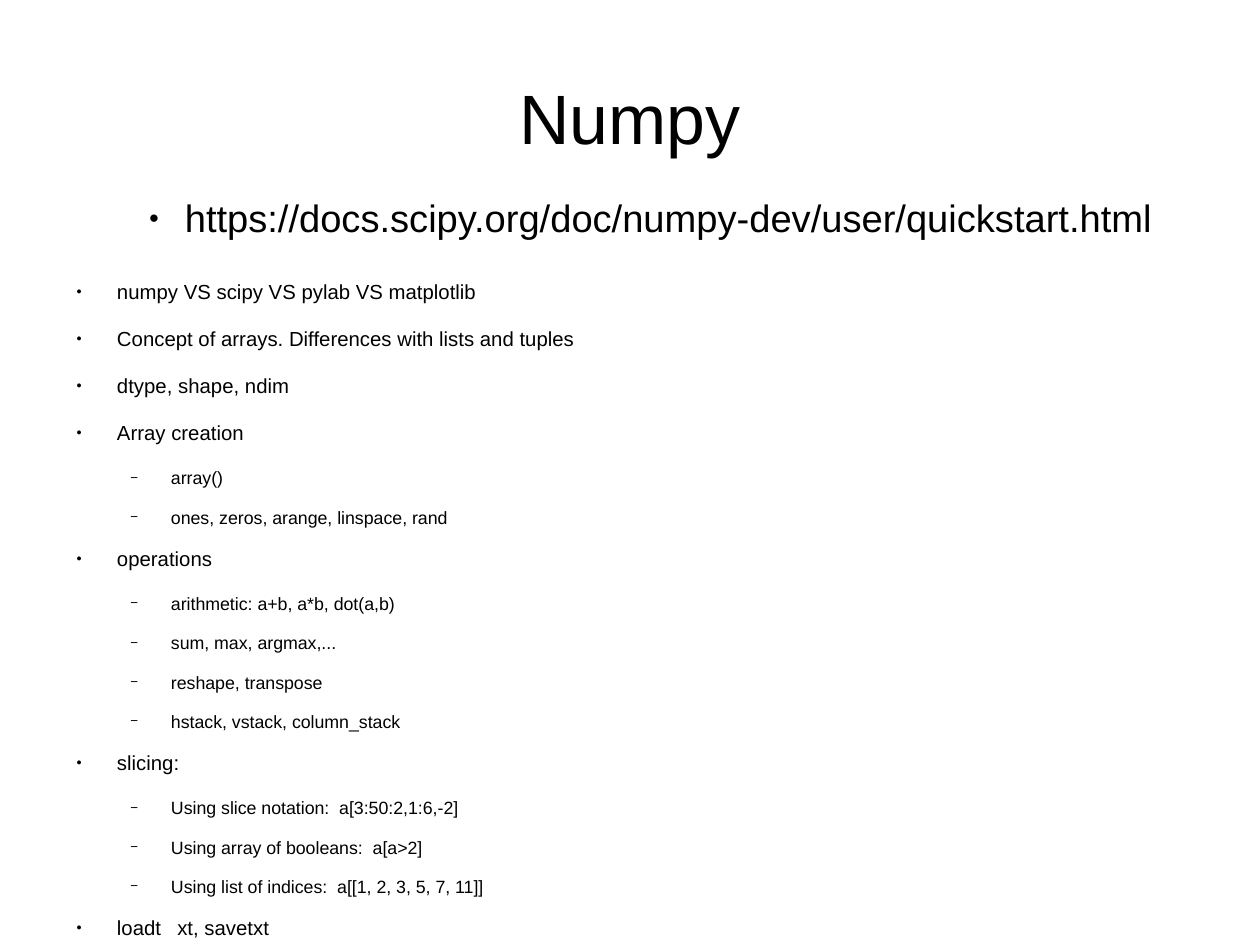
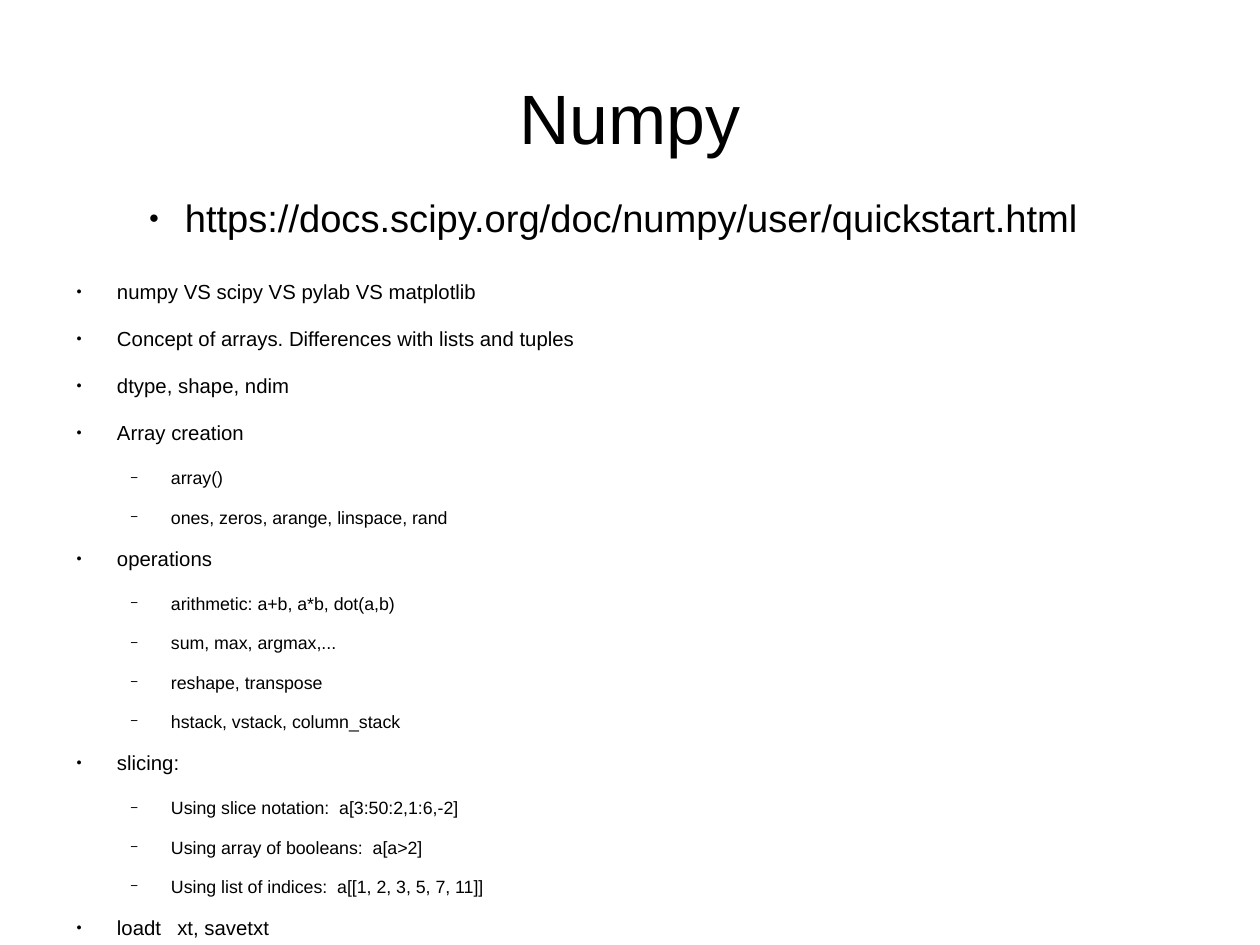
Before and after one commit to saidaHF/InitiationToPython, a slide deck: slide 12 of pythonIntro-slides.odp. Drawn at 1260x945 pixels with LibreOffice and Linux fonts; fonts in the diff are those of the drawing. Boxes give left, top, right and bottom in pixels: in the first picture for what was removed or moved away, otherwise in the second. Text is boxed around its words. In the diff, an @@ line names an element or a change of style, - is before the commit and + after.

Commit message:
Update numpy doc url in slides

```diff
--- a/pythonIntro-slides.odp
+++ b/pythonIntro-slides.odp
@@ text at (x1=185, y1=204, x2=1077, y2=240): text changed @@
-    ● https://docs.scipy.org/doc/numpy-dev/user/quickstart.html
+    ● https://docs.scipy.org/doc/numpy/user/quickstart.html
```
Also in this commit, not shown: 1 other slide changed.
